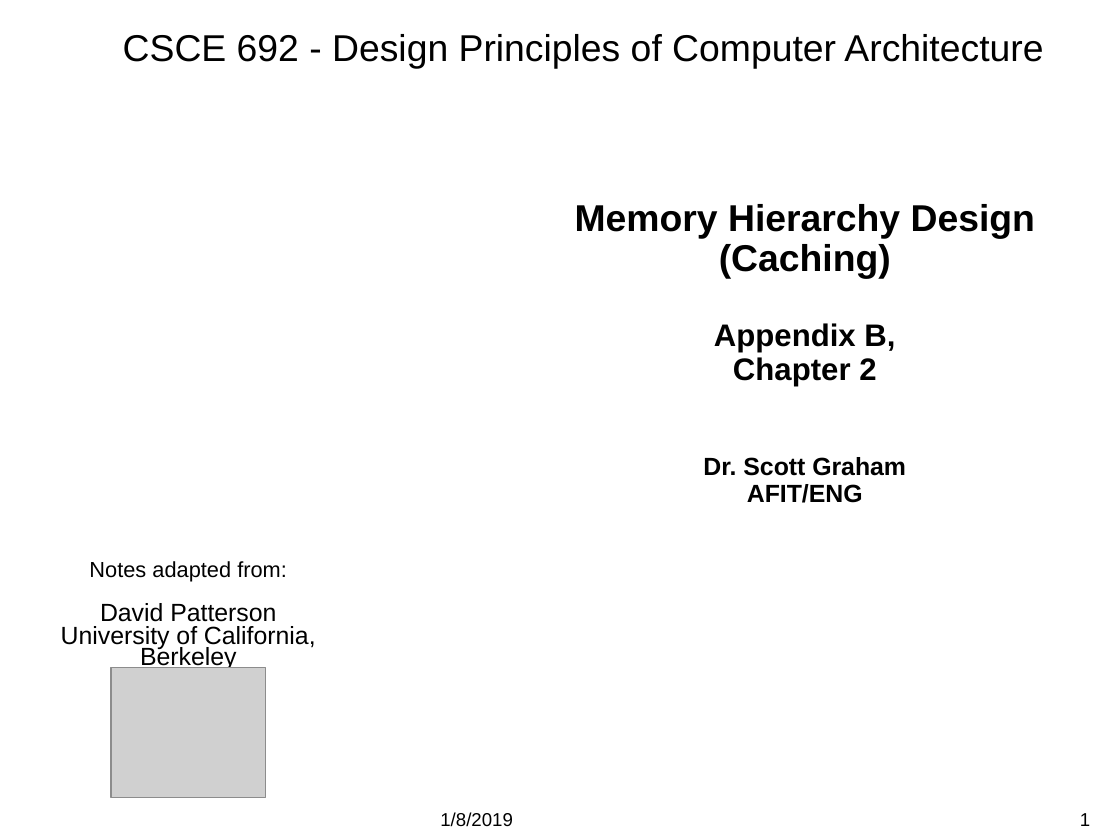
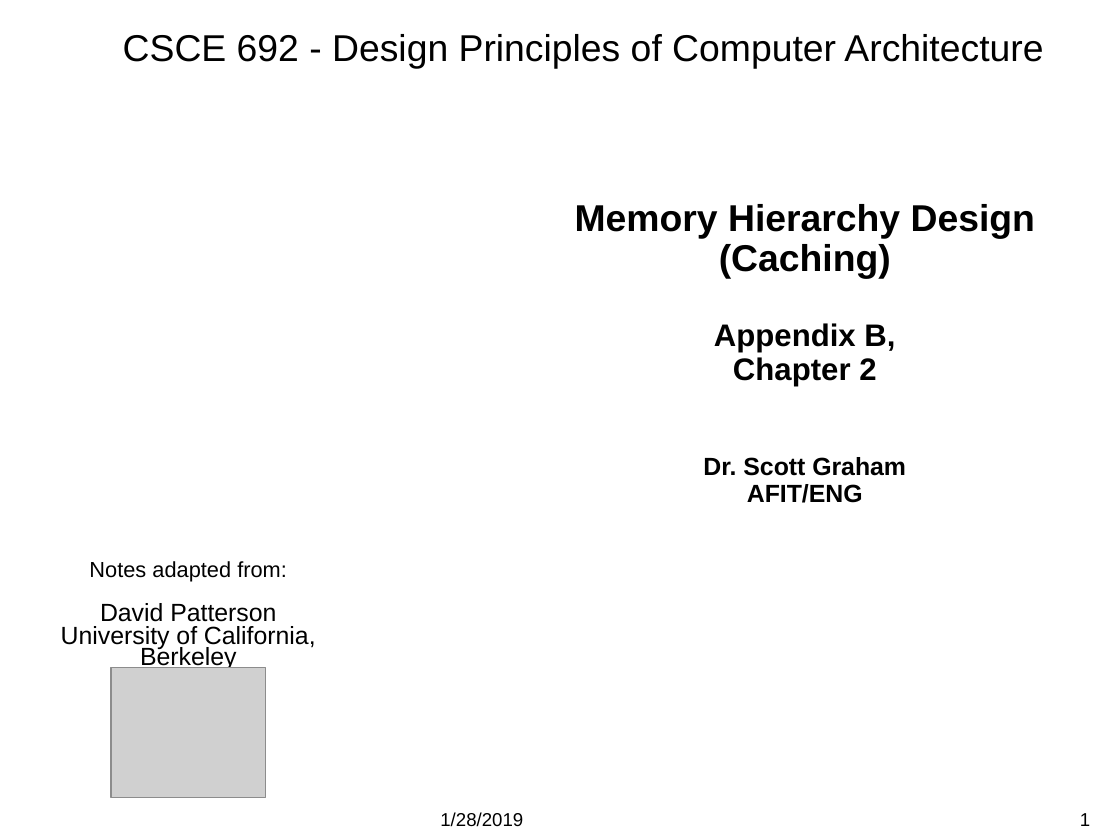
Before and after one commit to MHayden18/Architecture, a slide deck: slide 1 of Powerpoints/CSCE 692 02 Cache-Chap2-B.pptx. Drawn at 1120x840 pixels with LibreOffice and Linux fonts; fonts in the diff are those of the drawing; grey boxes stand for pictures; background and template pictures are left out. Boxes give left, top, right and bottom in pixels: in the first picture for what was removed or moved away, otherwise in the second. Text is boxed around its words. In the diff, an @@ line names an element or a change of style, - is before the commit and + after.

```diff
--- a/Powerpoints/CSCE 692 02 Cache-Chap2-B.pptx
+++ b/Powerpoints/CSCE 692 02 Cache-Chap2-B.pptx
@@ text at (440, 812, 523, 827): text changed @@
-1/8/2019
+1/28/2019
```
Also in this commit, not shown: 8 other slides changed, 4 slides added, 2 slides removed, 1 other file.
